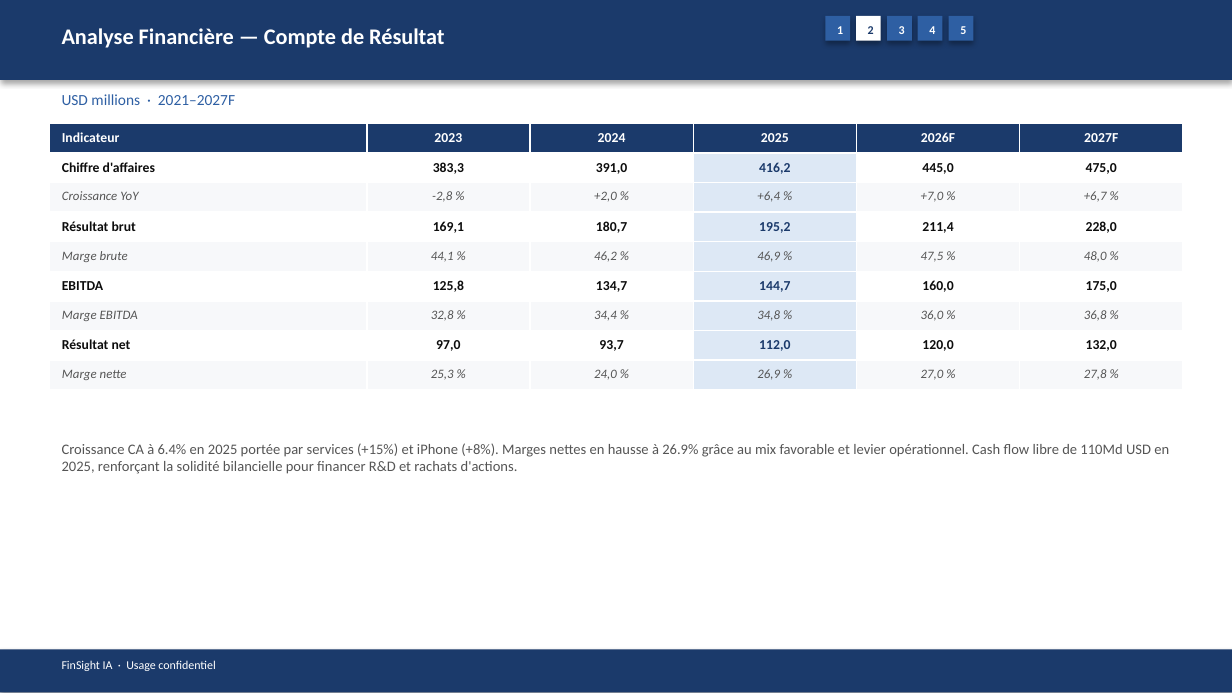
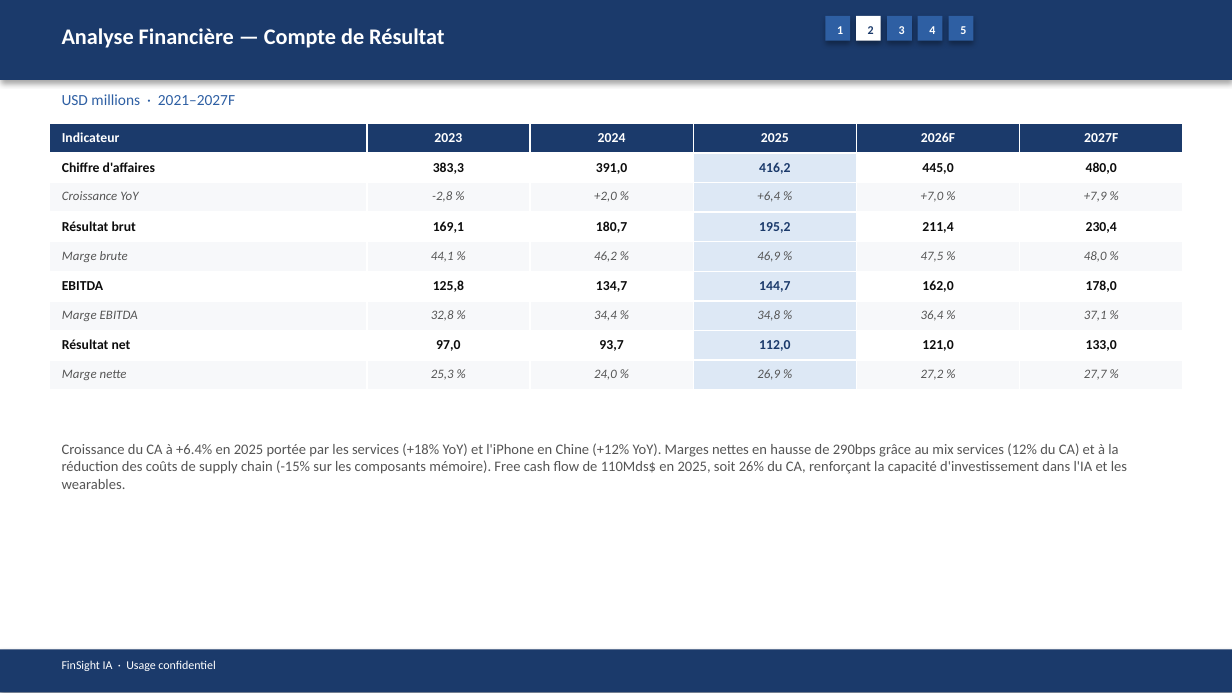
Before and after one commit to baptistejeh07-art/finsight-ia, a slide deck: slide 8 of preview/AAPL/AAPL_pitchbook.pptx. Drawn at 1232x693 pixels with LibreOffice and Linux fonts; fonts in the diff are those of the drawing. Boxes give left, top, right and bottom in pixels: in the first picture for what was removed or moved away, otherwise in the second. Text is boxed around its words. In the diff, an @@ line names an element or a change of style, - is before the commit and + after.

```diff
--- a/preview/AAPL/AAPL_pitchbook.pptx
+++ b/preview/AAPL/AAPL_pitchbook.pptx
@@ table at <box>49,123,1180,391</box> @@
-row 2, column 6: 475,0
+row 2, column 6: 480,0
-row 3, column 6: +6,7 %
+row 3, column 6: +7,9 %
-row 4, column 6: 228,0
+row 4, column 6: 230,4
-row 6, column 5: 160,0
+row 6, column 5: 162,0
-row 6, column 6: 175,0
+row 6, column 6: 178,0
-row 7, column 5: 36,0 %
+row 7, column 5: 36,4 %
-row 7, column 6: 36,8 %
+row 7, column 6: 37,1 %
-row 8, column 5: 120,0
+row 8, column 5: 121,0
-row 8, column 6: 132,0
+row 8, column 6: 133,0
-row 9, column 5: 27,0 %
+row 9, column 5: 27,2 %
-row 9, column 6: 27,8 %
+row 9, column 6: 27,7 %
@@ text at <box>62,443,1127,489</box>: text changed @@
-Croissance CA à 6.4% en 2025 portée par services (+15%) et iPhone (+8%). Marges nettes en hausse à 26.9% grâce au mix favorable et levier opérationnel. Cash flow libre de 110Md USD en 2025, renforçant la solidité bilancielle pour financer R&D et rachats d'actions.
+Croissance du CA à +6.4% en 2025 portée par les services (+18% YoY) et l'iPhone en Chine (+12% YoY). Marges nettes en hausse de 290bps grâce au mix services (12% du CA) et à la réduction des coûts de supply chain (-15% sur les composants mémoire). Free cash flow de 110Mds$ en 2025, soit 26% du CA, renforçant la capacité d'investissement dans l'IA et les wearables.
```
Also in this commit, not shown: 13 other slides changed, 4 other files.
